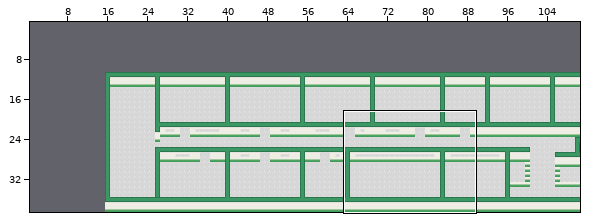
An edit to a level. Tiled map (JSON), public/maps/Orins Academy.tmj. Above: a wide view before the commit, with the close-up outlined.
Close-up. The starting point:
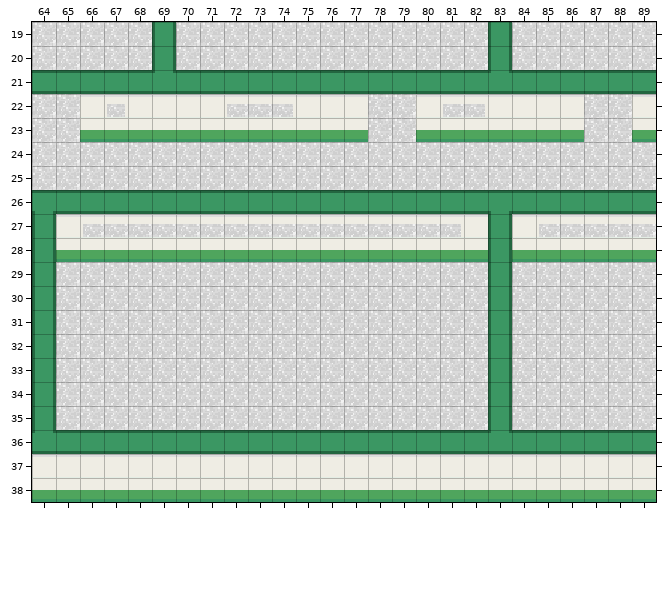
Cells are 16x16 px. Shown: x 64..89, y 19..38. The commit also changed other parts of the map, which this record leaves out. The old version is drawn lined up with the new one.
Once edited:
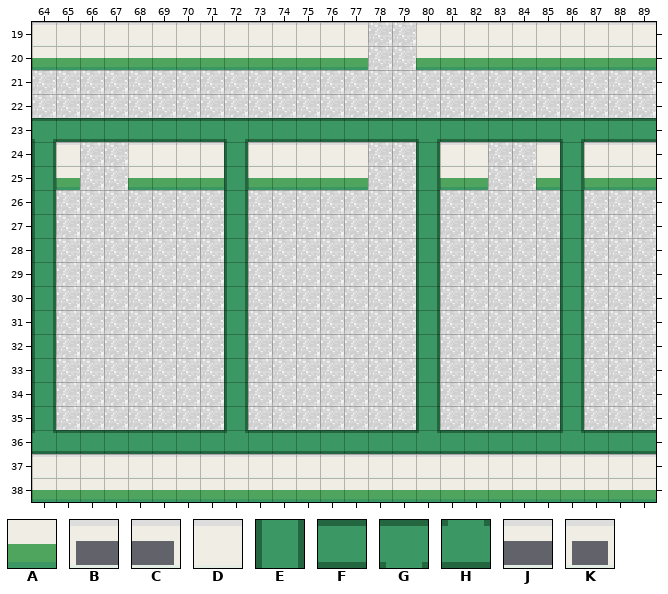
Key: from "lowerwall": A 0; from "upperwall": B 0, C 0 flipped left-right, D 1, E 2, F 2 turned 270, G 4, H 4 turned 180, J 6, K 7.
_ is an empty cell.
Tiles of an added or newly shown layer are drawn over the layers below it.
What changed:
map size 150x50 -> 150x150 cells (old content now starts at 16,9; both pictures use the new coordinates)
Layer "lower wall 1":
Tile A now appears in row 20 at x 64 to 68, 70 to 77, 80 to 82 and 84 to 89; in row 25 at x 65, 68 to 71, 73 to 77, 81 to 82, 85 and 87 to 89.
The edit erases the tile that lay hidden in rows 21 to 22 at x 69 and 83; in rows 28 to 34 at x 83.
The edit erases tile A in row 23 at x 66 to 77, 80 to 86 and 89; in row 28 at x 65 to 71, 73 to 79, 81 to 82, 84 to 85 and 87 to 89.
Layer "upper wall 1":
The author changed tile E to tile D in row 19 at x 69 and 83.
Tile D now appears in row 19 at x 64 to 68, 70 to 77, 80 to 82 and 84 to 89; in row 24 at x 65, 68 to 71, 73 to 77, 81 to 82, 85 and 87 to 89.
The edit erases tile B in row 22 at x 72 and 81; in row 27 at x 66 and 85.
The edit erases tile C in row 22 at x 74 and 82; in row 27 at x 81.
The edit erases tile D in row 22 at x 66, 68 to 71, 75 to 77, 80, 83 to 86 and 89; in row 27 at x 65, 82 and 84.
The edit erases tile E in row 20 at x 69 and 83; in rows 27 to 35 at x 83.
The edit erases tile F in row 21 at x 64 to 68, 70 to 82 and 84 to 89; in row 26 at x 65 to 82 and 84 to 89; in row 36 at x 72, 80 and 86.
The edit erases tile G in row 26 at x 64 and 83.
The edit erases tile H in row 21 at x 69 and 83; in row 36 at x 83.
The edit erases tile J in row 22 at x 73; in row 27 at x 67 to 80 and 86 to 89.
The edit erases tile K in row 22 at x 67.
Layer "upper border 1" (added):
Tile E now appears in rows 24 to 26 at x 64, 72, 80 and 86; in rows 27 to 35 at x 72, 80 and 86.
Tile F now appears in row 23 at x 65 to 71, 73 to 79, 81 to 85 and 87 to 89; in row 36 at x 83.
Tile G now appears in row 23 at x 64, 72, 80 and 86.
Tile H now appears in row 36 at x 72, 80 and 86.
Where, in picture pixels (left, top, right, bottom), the same in both close-ups:
changed: (32, 22, 656, 433)
